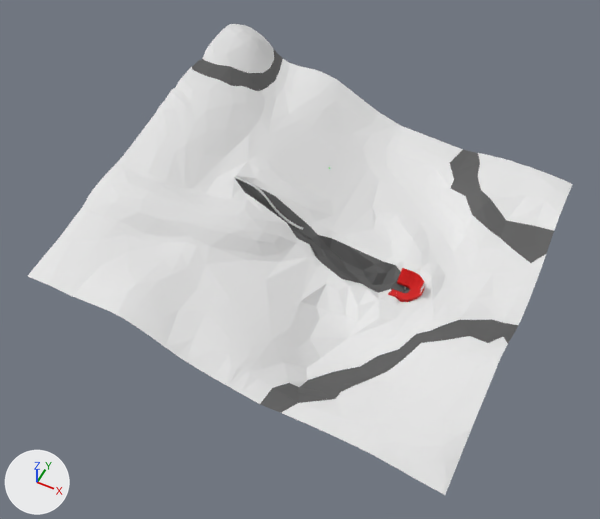
An edit to the OBJ model app/assets/base9.obj, drawn before and after from the same camera.
Before and after are seen from a camera (50 mm lens) standing at (580.0, -1307.0, 1603.0) and looking at (-27.0, -93.0, 86.0). The axes (+X, +Y, +Z) are drawn at lower left. The lights are the same throughout. Where no turn or scale is listed for an object, it has been applied to the vertices.

The first picture shows 'AUDIENCE_Mesh.008', 'MOUNTAIN_Mesh.026'.
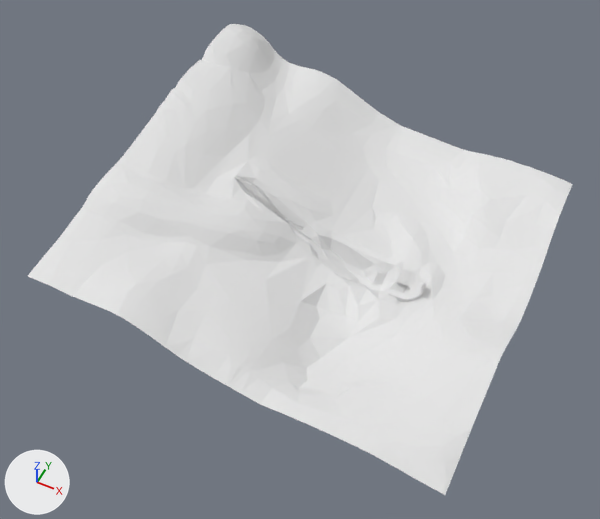
The change, as a diff of the scene's bpy script:
```diff
--- a/app/assets/base9.obj.py
+++ b/app/assets/base9.obj.py
@@ mat_material_006 @@
 mat_material_006 = principled_material('Material.006')
-mat_material_006.base_color = (0.64, 0.000576, 0.0)  # red #d10200
+mat_material_006.base_color = (0.8, 0.8, 0.8)  # white #e7e7e7
 mat_material_006.roughness = 0.696
@@ mat_stone @@
 mat_stone = principled_material('STONE')
-mat_stone.base_color = (0.106, 0.106, 0.106)  # dark grey #5c5c5c
+mat_stone.base_color = (0.8, 0.8, 0.8)  # white #e7e7e7
 mat_stone.roughness = 0.696
```

Changed parts and their boxes [x1, y1, x2, y2] in the pictures (600 x 519 px):
'MOUNTAIN_Mesh.026', recoloured (grey to white): [189, 47, 555, 415] in both
'AUDIENCE_Mesh.008', recoloured (red to white): [388, 268, 425, 302] in both
